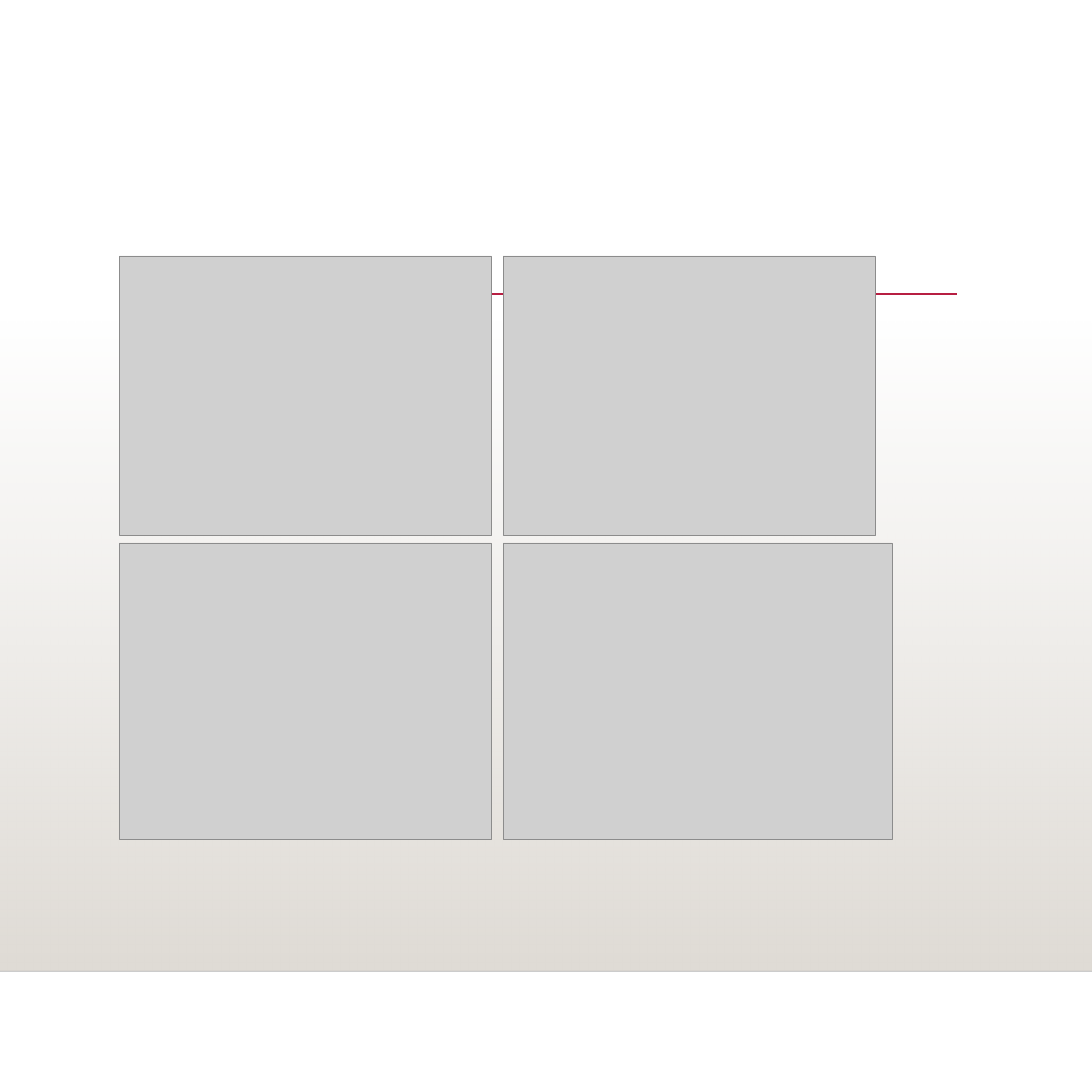
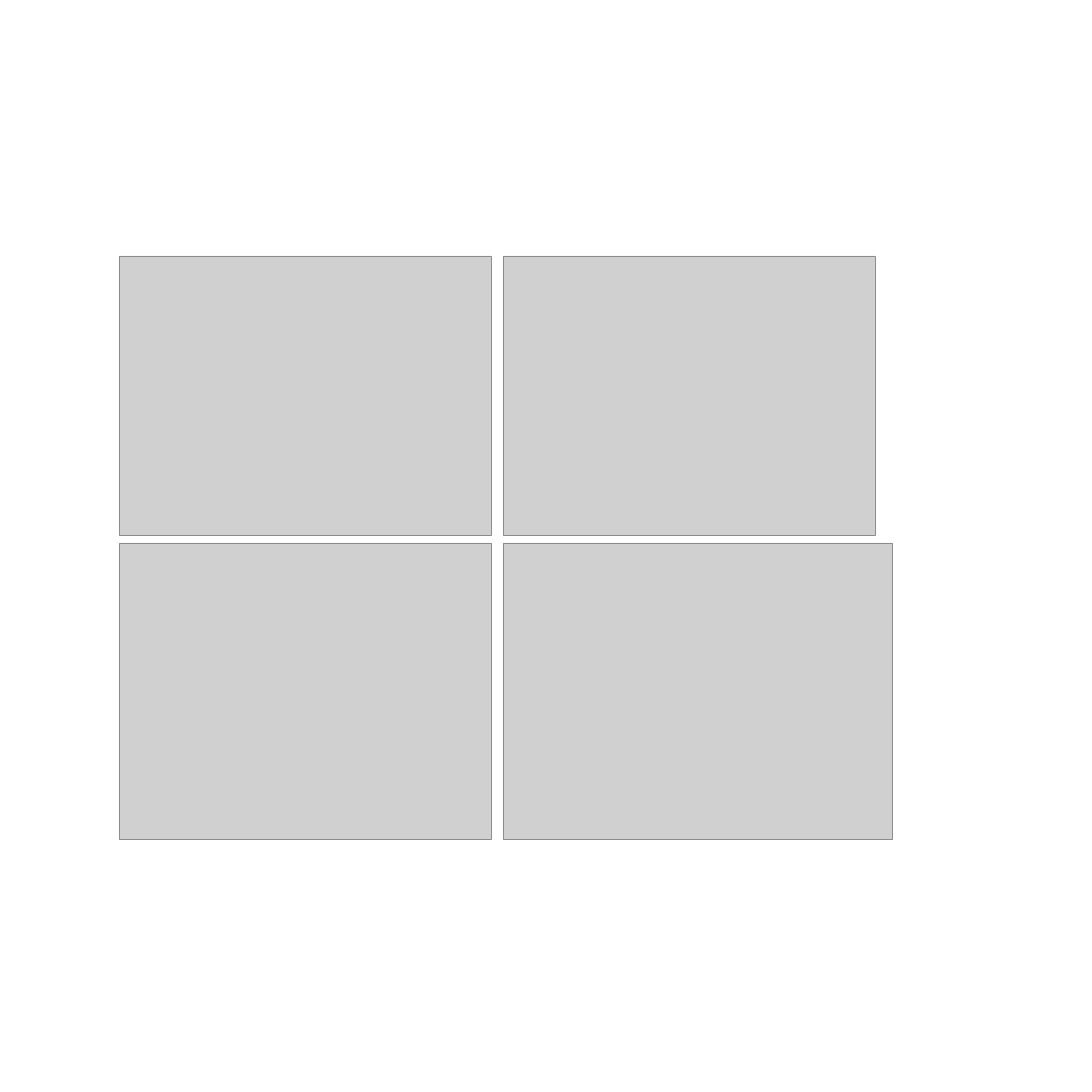
Before and after one commit to idaang267/FEniCS, a slide deck: slide 3 of Phase_Field_Fracture/Figures/PaperFigures.pptx (slide 2 before the commit). Drawn at 1092x1092 pixels with LibreOffice and Linux fonts; fonts in the diff are those of the drawing; grey boxes stand for pictures; background and template pictures are left out. Boxes give left, top, right and bottom in pixels: in the first picture for what was removed or moved away, otherwise in the second. Text is boxed around its words. In the diff, an @@ line names an element or a change of style, - is before the commit and + after.

```diff
--- a/Phase_Field_Fracture/Figures/PaperFigures.pptx
+++ b/Phase_Field_Fracture/Figures/PaperFigures.pptx
@@ line removed from (173, 294) to (957, 294) @@
@@ rectangle removed at [0,321,1092,970] @@
@@ line removed from (0, 971) to (1092, 971) @@
```
Also in this commit, not shown: 2 other slides changed, 6 slides added, 1 slide removed, 39 other files.
